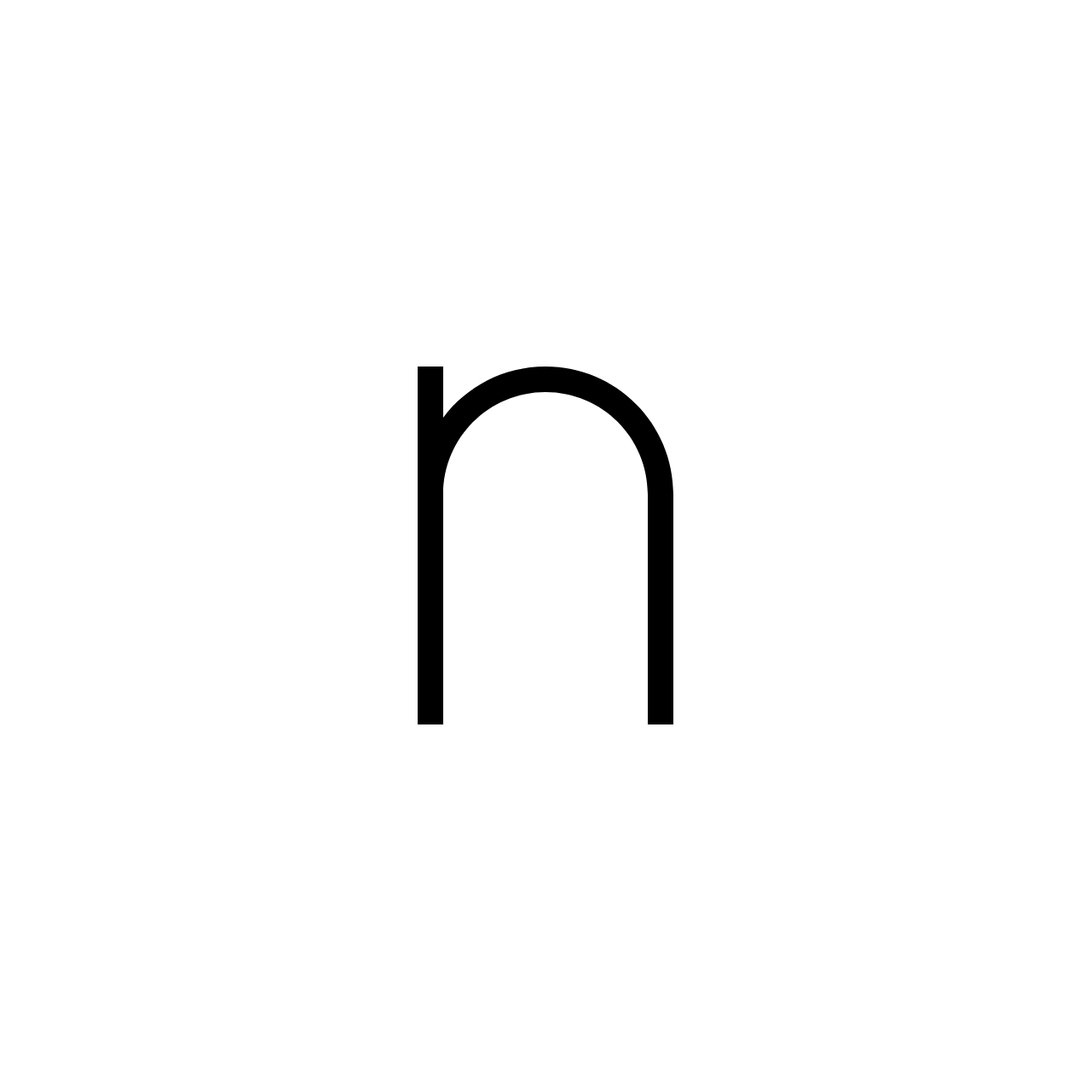
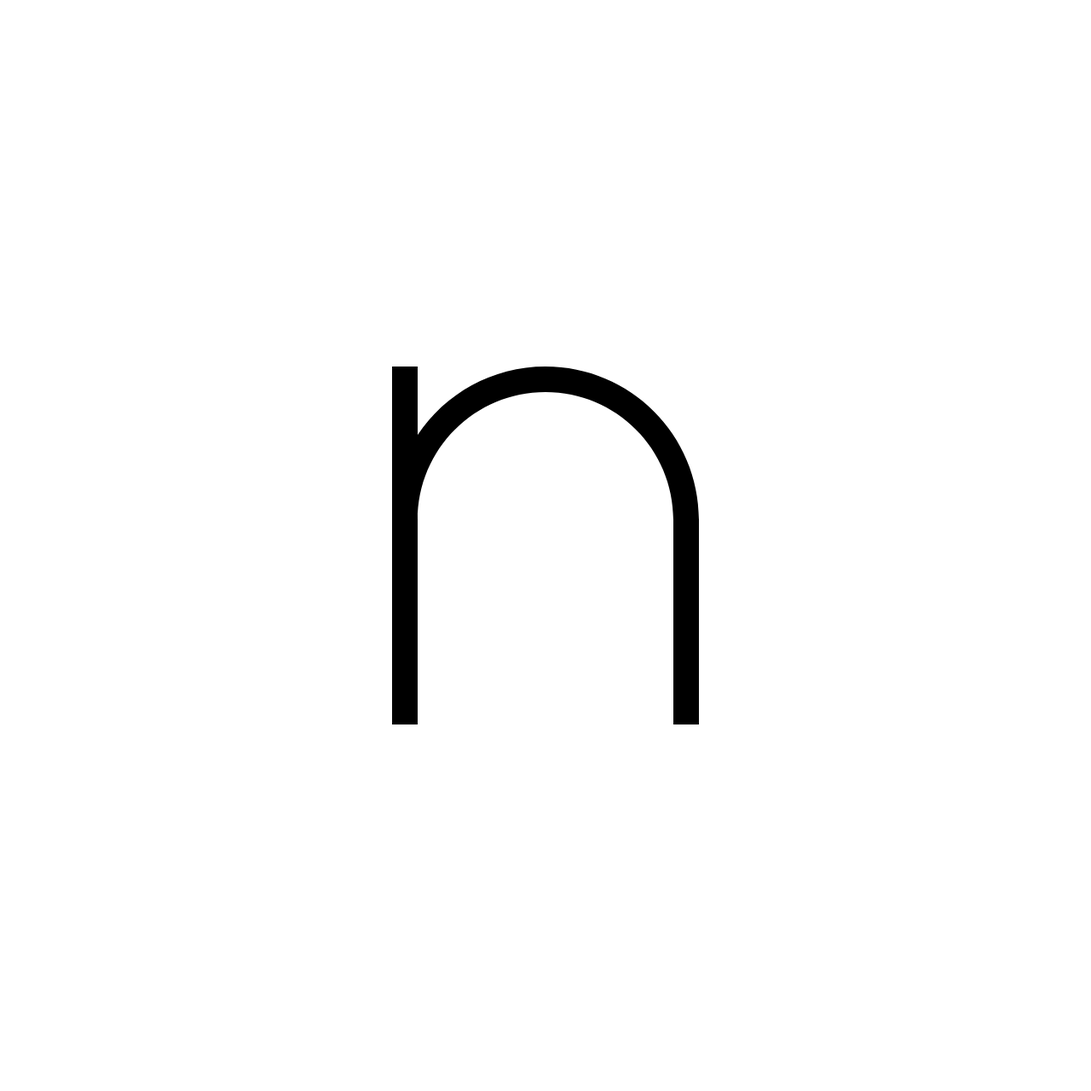
Before/after of a 1091 × 1091 layered artwork. What changed in the layer stack:
pixels changed over bbox(392, 366, 700, 725) (layer not identified)
